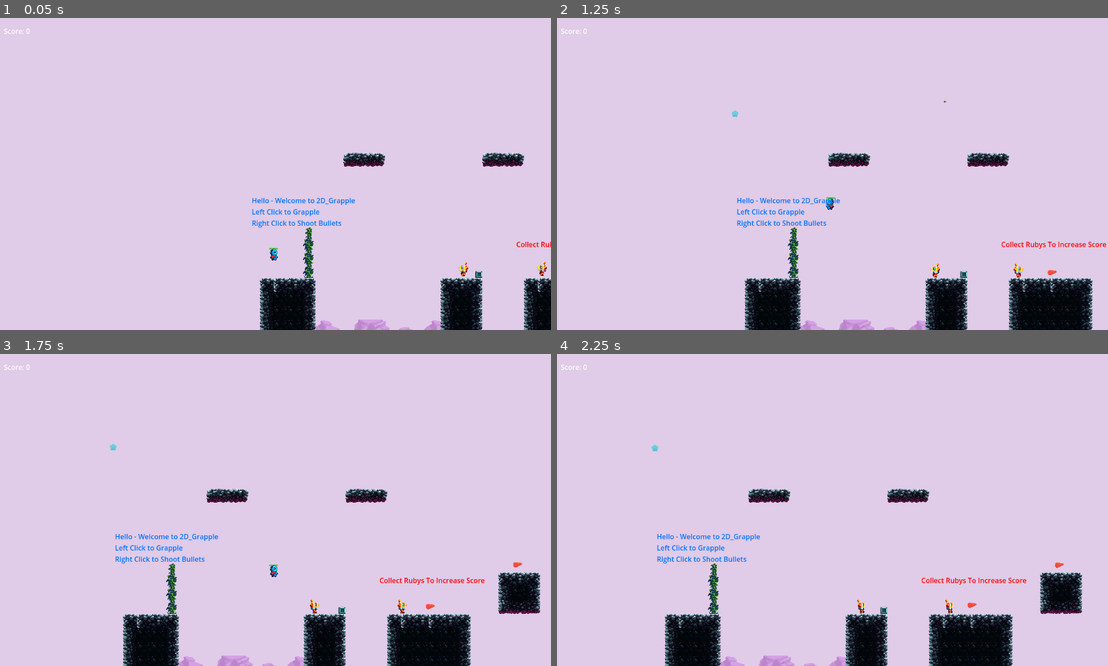
Above: before the commit, frames 1-4 (two rows, left to right).
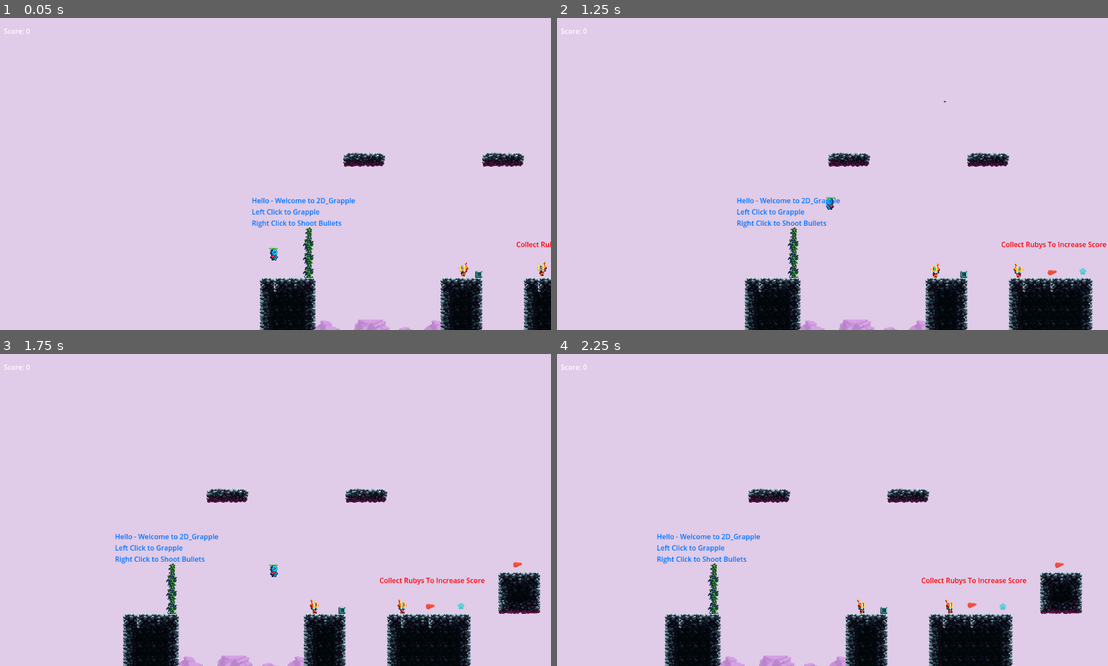
Above: after the commit, the same moments.

Repository: SamanAshoori/Godot_2D_Grapple_Game
Game: Godot game, scene res://Scenes/level_one.tscn
The game is run twice, just before and just after one commit, with the same random seed, the same clock (stepped at 60 frames per second) and the same inputs. Sound files missing from this copy of the repository are replaced by a short silence.
Inputs (mouse positions are in pixels of both pictures, inside the frame that each line leads up to):
- Up to frame 1 (0.05 s): no input
- Up to frame 2 (1.25 s): tap Enter at 0.5 s; move the mouse to (953, 158) at 0.52 s; hold D (move_right) from 0.53 s (still down); right-click (953, 158) at 0.6 s; tap Space (jump) at 0.77 s
- Up to frame 3 (1.75 s): keep holding D (move_right); tap Enter at 1.25 s; move the mouse to (159, 525) at 1.27 s; click (159, 525) at 1.35 s; tap Space (jump) at 1.52 s
- Up to frame 4 (2.25 s): tap Enter at 2 s; move the mouse to (887, 441) at 2.02 s; release D (move_right) at 2.03 s; hold A (move_left) from 2.03 s (still down); right-click (887, 441) at 2.1 s

Frame 1 is identical in both runs. In frame 2, less than 0.1% of the frame differs, in the area x 31-97%, y 29-83%; in frame 3, less than 0.1%, in the area x 19-85%, y 28-82%; in frame 4, less than 0.1%.

Commit message:
added more input options

Diff:
--- a/Scenes/scripts/jump_power_up.gd
+++ b/Scenes/scripts/jump_power_up.gd
@@ -7,11 +7,15 @@
 
 func play_floating_animation() -> void:
 	var tween := create_tween()
+	# Optional: make the animation a bit smoother
 	tween.set_trans(Tween.TRANS_SINE)
+	tween.set_ease(Tween.EASE_IN_OUT)
 
-	var sprite_2d := get_node('.')
 	var position_offset := Vector2(0.0, 4.0)
-	var duration = randf_range(0.8, 1.2)
-	tween.tween_property(sprite_2d, "position", position_offset, duration)
-	tween.tween_property(sprite_2d, "position",  -1.0 * position_offset, duration)
+	var duration := randf_range(0.8, 1.2)
+
+	# Chain .as_relative() to treat the position_offset as a relative move
+	tween.tween_property(self, "position", position_offset, duration).as_relative()
+	tween.tween_property(self, "position", -position_offset, duration).as_relative()
+
 	tween.set_loops()
--- a/project.godot
+++ b/project.godot
@@ -73,11 +73,13 @@
 grapple={
 "deadzone": 0.2,
 "events": [Object(InputEventMouseButton,"resource_local_to_scene":false,"resource_name":"","device":-1,"window_id":0,"a …(258 unchanged characters)…
+, Object(InputEventKey,"resource_local_to_scene":false,"resource_name":"","device":-1,"window_id":0,"alt_pressed":false,"shift_pressed":false,"ctrl_pressed":false,"meta_pressed":false,"pressed":false,"keycode":0,"physical_keycode":81,"key_label":0,"unicode":113,"location":0,"echo":false,"script":null)
 ]
 }
 fire={
 "deadzone": 0.2,
 "events": [Object(InputEventMouseButton,"resource_local_to_scene":false,"resource_name":"","device":-1,"window_id":0,"a …(258 unchanged characters)…
+, Object(InputEventKey,"resource_local_to_scene":false,"resource_name":"","device":-1,"window_id":0,"alt_pressed":false,"shift_pressed":false,"ctrl_pressed":false,"meta_pressed":false,"pressed":false,"keycode":0,"physical_keycode":69,"key_label":0,"unicode":101,"location":0,"echo":false,"script":null)
 ]
 }
 
